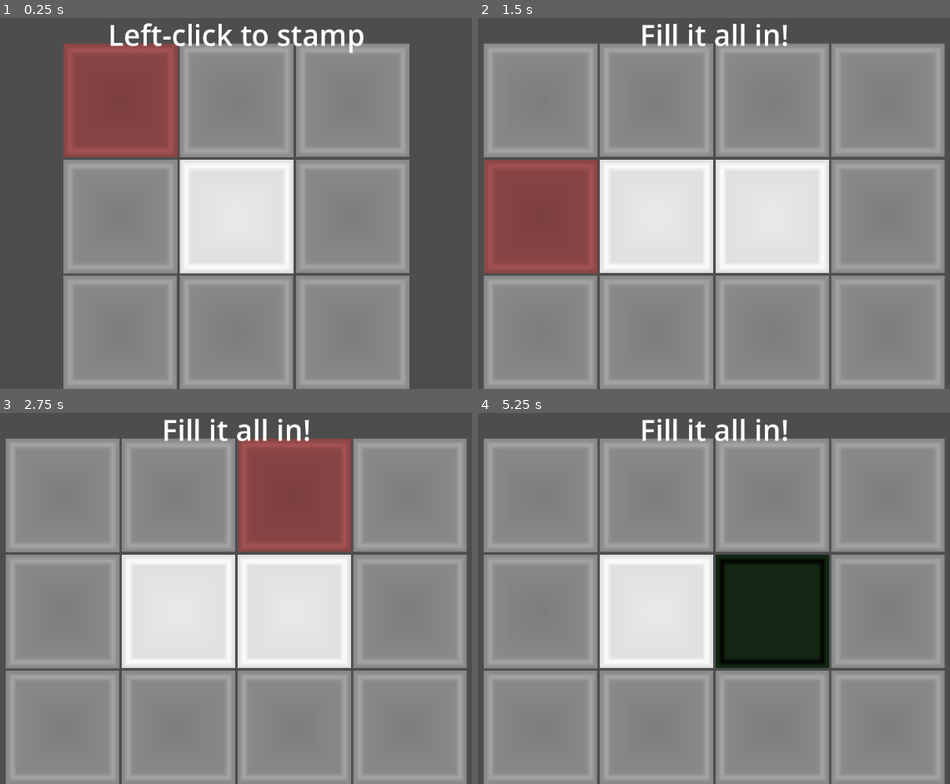
Above: before the commit, frames 1-4 (two rows, left to right).
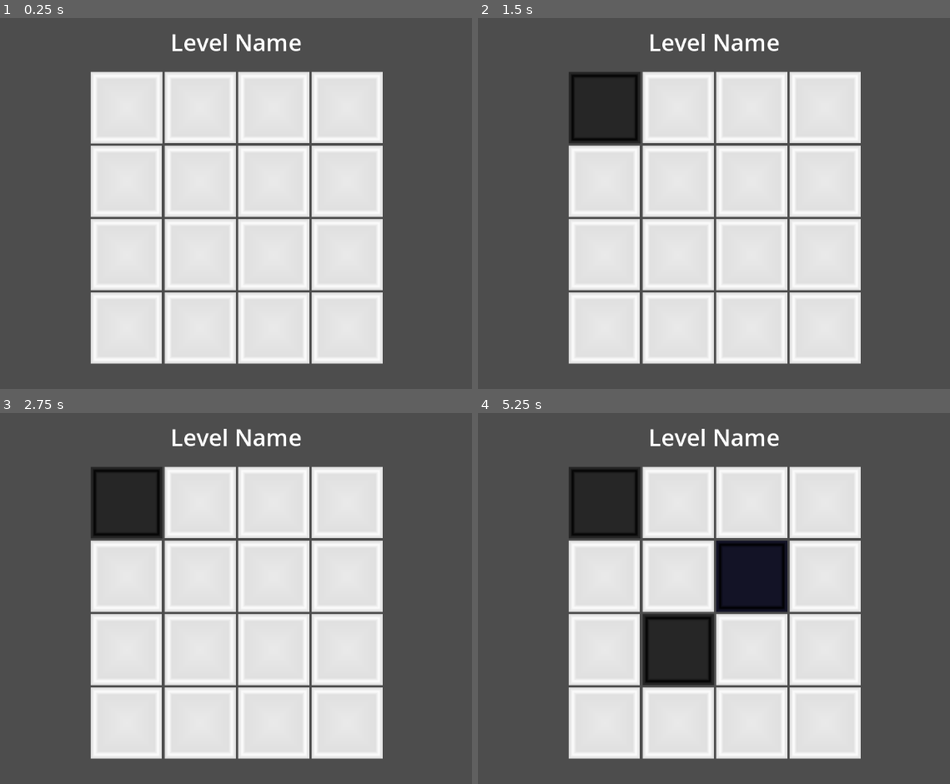
Above: after the commit, the same moments.

Repository: robotabc773/Brackeys2024.1
Game: Godot game, scene res://scenes/level.tscn
Two runs of this game, one before a commit and one after it. Both use one fixed random seed, a clock stepped at 60 frames per second and the inputs below. This scene is started directly instead of the project's main scene.
Inputs (mouse positions are in pixels of both pictures, inside the frame that each line leads up to):
- Up to frame 1 (0.25 s): no input
- Up to frame 2 (1.5 s): tap Enter at 0.5 s; move the mouse to (714, 214) at 0.52 s; hold D 0.53-1.28 s; tap R at 0.6, 1.35 s; click (714, 214) at 0.67 s; tap Space at 1.25 s; move the mouse to (581, 222) at 1.27 s; hold S from 1.28 s (still down)
- Up to frame 3 (2.75 s): tap Enter at 2 s; move the mouse to (302, 513) at 2.02 s; release S at 2.03 s; hold D from 2.03 s (still down); tap C at 2.1 s; tap R at 2.3 s
- Up to frame 4 (5.25 s): tap Space at 2.75, 4.25 s; move the mouse to (680, 672) at 2.77 s; release D at 2.78 s; hold W 2.78-3.53 s; tap R at 2.85, 3.6, 4.55, 5.1 s; click (680, 672) at 2.92 s; tap Enter at 3.5 s; move the mouse to (912, 654) at 3.52 s; hold A 3.53-5.03 s; move the mouse to (515, 539) at 4.27 s; tap C at 4.35 s; move the mouse to (747, 598) at 5.02 s; hold S from 5.03 s (still down); click (747, 598) at 5.17 s

The runs differ from the first frame. In frame 1, 61% of the frame differs, in the area x 13-87%, y 1-100%; in frame 2, 76%; in frame 3, 77%; in frame 4, 83%, in the area x 1-99%, y 1-100%.
Error after the commit: Parse Error: Could not find type "StampSelect" in the current scope. (res://scripts/level_loader.gd:23)

Commit message:
tool selection

Diff:
--- a/grid.tres
+++ /dev/null
@@ -1,6 +0,0 @@
-[gd_resource type="Theme" load_steps=2 format=3 uid="uid://bas1oqw84cj4o"]
-
-[sub_resource type="StyleBoxEmpty" id="StyleBoxEmpty_f7ya0"]
-
-[resource]
-Button/styles/focus = SubResource("StyleBoxEmpty_f7ya0")
--- a/scenes/level.tscn
+++ b/scenes/level.tscn
@@ -1,40 +1,55 @@
-[gd_scene load_steps=4 format=3 uid="uid://do104jpe4rmyq"]
+[gd_scene load_steps=5 format=3 uid="uid://do104jpe4rmyq"]
 
 [ext_resource type="Script" path="res://scripts/level_loader.gd" id="1_6o8tb"]
 [ext_resource type="Script" path="res://scripts/logic_grid.gd" id="2_e0wfj"]
+[ext_resource type="Script" path="res://scripts/stamp_select.gd" id="3_7b3wp"]
 
 [sub_resource type="LabelSettings" id="LabelSettings_g5ddf"]
-font_size = 50
+font_size = 40
 
-[node name="Level" type="Control"]
-layout_mode = 3
+[node name="Level" type="MarginContainer"]
 anchors_preset = 15
 anchor_right = 1.0
 anchor_bottom = 1.0
 grow_horizontal = 2
 grow_vertical = 2
+theme_override_constants/margin_left = 20
+theme_override_constants/margin_top = 20
+theme_override_constants/margin_right = 20
+theme_override_constants/margin_bottom = 20
 script = ExtResource("1_6o8tb")
 
-[node name="LogicGridContainer" type="AspectRatioContainer" parent="."]
-layout_mode = 1
-anchors_preset = -1
-anchor_right = 1.0
-anchor_bottom = 1.0
-offset_top = 50.0
-grow_horizontal = 2
-grow_vertical = 2
+[node name="VBoxContainer" type="VBoxContainer" parent="."]
+layout_mode = 2
 
-[node name="LogicGrid" type="GridContainer" parent="LogicGridContainer"]
+[node name="LevelTitle" type="Label" parent="VBoxContainer"]
+unique_name_in_owner = true
 layout_mode = 2
-script = ExtResource("2_e0wfj")
-
-[node name="LevelTitle" type="Label" parent="."]
-layout_mode = 1
-anchors_preset = 10
-anchor_right = 1.0
-offset_bottom = 50.0
-grow_horizontal = 2
+size_flags_vertical = 0
 text = "Level Name"
 label_settings = SubResource("LabelSettings_g5ddf")
 horizontal_alignment = 1
 vertical_alignment = 1
+
+[node name="MarginContainer" type="MarginContainer" parent="VBoxContainer"]
+layout_mode = 2
+size_flags_vertical = 3
+theme_override_constants/margin_left = 20
+theme_override_constants/margin_top = 20
+theme_override_constants/margin_right = 20
+theme_override_constants/margin_bottom = 20
+
+[node name="LogicGridContainer" type="AspectRatioContainer" parent="VBoxContainer/MarginContainer"]
+layout_mode = 2
+size_flags_horizontal = 3
+
+[node name="LogicGrid" type="GridContainer" parent="VBoxContainer/MarginContainer/LogicGridContainer"]
+unique_name_in_owner = true
+layout_mode = 2
+script = ExtResource("2_e0wfj")
+
+[node name="StampSelect" type="HBoxContainer" parent="VBoxContainer"]
+unique_name_in_owner = true
+layout_mode = 2
+size_flags_vertical = 8
+script = ExtResource("3_7b3wp")
--- a/scenes/test.tscn
+++ b/scenes/test.tscn
@@ -1,6 +1,5 @@
-[gd_scene load_steps=3 format=3 uid="uid://cdlowv8hmrxtd"]
+[gd_scene load_steps=2 format=3 uid="uid://cdlowv8hmrxtd"]
 
-[ext_resource type="Theme" uid="uid://bas1oqw84cj4o" path="res://grid.tres" id="1_w855q"]
 [ext_resource type="Script" path="res://scripts/logic_grid.gd" id="2_ncidm"]
 
 [node name="Control" type="PanelContainer"]
@@ -12,7 +11,6 @@
 
 [node name="GridContainer" type="GridContainer" parent="."]
 layout_mode = 2
-theme = ExtResource("1_w855q")
 columns = 2
 script = ExtResource("2_ncidm")
 num_rows = 20
--- a/scripts/level_loader.gd
+++ b/scripts/level_loader.gd
@@ -7,22 +7,21 @@
 var stamp_J : Tool = tool_stamp.new([Vector2i(0, 0), Vector2i(-2, 0), Vector2i(-1, 0), Vector2i(0, 1)])
 
 var levels : Array[Level] = [
-	#Level.new([], Grid.from_json('')),
+	#Level.new("", [], Grid.from_json('')),
 	Level.new("Left-click to stamp", [stamp_dot], Grid.from_json('{"num_cols":3,"num_rows":3,"states":[2,2,2,2,0,2,2,2,2]}')),
 	Level.new("Fill it all in!", [stamp_dot], Grid.from_json('{"num_cols":4,"num_rows":3,"states":[2,2,2,2,2,0,0,2,2,2,2,2]}')),
 	Level.new("Arrow keys to rotate", [stamp_pair], Grid.from_json('{"num_cols":9,"num_rows":4,"states":[2,2,2,2,2,2,2,2,2,2,0,0,0,0,0,0,0,2,2,0,0,0,0,0,0,0,2,2,2,2,2,2,2,2,2,2]}')),
 	Level.new("Right-click to undo, R to restart", [stamp_pair], Grid.from_json('{"num_cols":8,"num_rows":6,"states":[2,2,2,2,2,2,2,2,2,0,0,0,0,0,0,2,2,2,0,0,2,0,2,2,2,0,2,0,0,0,0,2,2,0,0,0,0,0,0,2,2,2,2,2,2,2,2,2]}')),
 	Level.new("Stamping flips tiles", [stamp_pair], Grid.from_json('{"num_cols":6,"num_rows":6,"states":[2,2,2,2,2,2,2,0,0,0,0,2,2,2,0,2,0,2,2,0,0,0,0,2,2,2,0,2,0,2,2,2,2,2,2,2]}')),
-	Level.new("", [stamp_T, stamp_J], Grid.from_json('{"num_cols":4,"num_rows":4,"states":[0,0,0,0,2,0,2,0,2,0,0,0,0,0,0,2]}')),
+	Level.new("Multiple stamps!", [stamp_T, stamp_J], Grid.from_json('{"num_cols":4,"num_rows":4,"states":[0,0,0,0,2,0,2,0,2,0,0,0,0,0,0,2]}')),
 ]
 
 var current_level : int
 
-@onready var logic_grid : LogicGrid = $LogicGridContainer/LogicGrid
-@onready var logic_grid_container : AspectRatioContainer = $LogicGridContainer
-# TODO: tool selection existing
-#@onready var tool_selection : ToolSelection = $ToolSelection
-@onready var level_title : Label = $LevelTitle
+@onready var logic_grid : LogicGrid = %LogicGrid
+@onready var logic_grid_container : AspectRatioContainer = %"LogicGrid/.."
+@onready var stamp_select : StampSelect = %StampSelect
+@onready var level_title : Label = %LevelTitle
 
 # Called when the node enters the scene tree for the first time.
 func _ready() -> void:
@@ -51,8 +50,7 @@
 	current_level = id
 	var level := levels[current_level]
 	logic_grid.set_grid(level.initial_grid)
-	#tool_selection.set_tools(level.possible_tools)
-	# TODO: this is temporary
+	stamp_select.set_tools(level.possible_tools)
 	logic_grid.current_tool = level.possible_tools[0]
 
 	logic_grid_container.ratio = float(level.initial_grid.num_cols) / (level.initial_grid.num_rows)
--- a/scripts/tools/tool.gd
+++ b/scripts/tools/tool.gd
@@ -2,8 +2,11 @@
 extends RefCounted
 ## Base class for a tool, shouldn't be used directly
 
+
 ## Whether this tool just takes one click instead of click and release
 var one_click := false
+## The image to use for this tool in the selection menu
+var icon : Texture2D = preload("res://sprites/tile_dark.tres")
 
 
 ## Should return true iff the given position is valid to start the tool at
